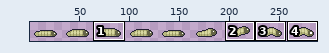
Two versions of one pixel-art file, gfx/maggot.aseprite. Above, an overview of the earlier version with the close-up marked.
Close-up. Before:
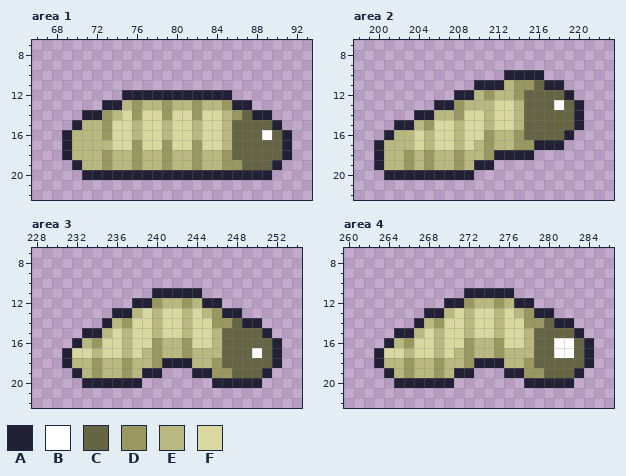
288x32 pixels, 1 frame. Shown: area 1: x 66..93, y 7..22; area 2: x 198..223, y 7..22; area 3: x 228..254, y 7..22; area 4: x 260..286, y 7..22. The wide view leaves out empty margins. The commit also changed other parts of the picture, which this record leaves out.
Palette (. is transparent): A #222034  B #ffffff  C #656545  D #989860  E #b8b880  F #d8d8a0
Now the later version:
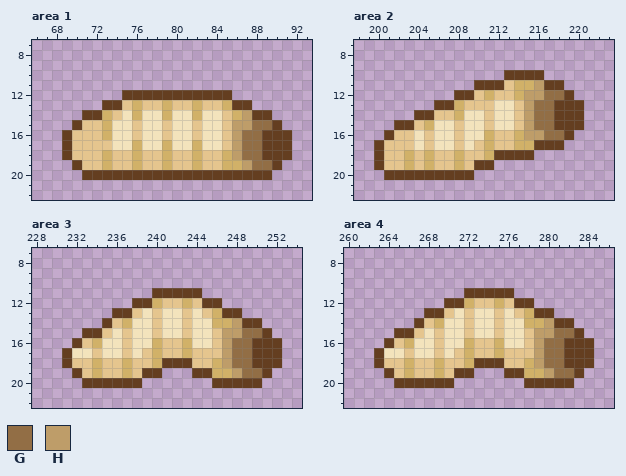
Colours new in this view: G #926e45  H #be9d69
Difference:
{"colour":"A","old":"#222034","new":"#643e20"}
{"colour":"D","old":"#989860","new":"#d1b168"}
{"colour":"E","old":"#b8b880","new":"#e5c58e"}
{"colour":"F","old":"#d8d8a0","new":"#f3e3bc"}
{"where": "area 1"}
{"y":14,"x":87,"old":"C","new":"H"}
{"y":15,"x":86,"old":"CCCC","new":"HHGG"}
{"y":16,"x":86,"old":"CCCBC","new":"HGGAA"}
{"y":17,"x":86,"old":"CCCCC","new":"HGGAA"}
{"y":18,"x":86,"old":"CCCCC","new":"HGGAA"}
{"y":19,"x":87,"old":"CCC","new":"HGG"}
{"where": "area 2"}
{"y":11,"x":216,"old":"C","new":"H"}
{"y":12,"x":215,"old":"CCCC","new":"HHGG"}
{"y":13,"x":215,"old":"CCCBC","new":"HGGAA"}
{"y":14,"x":215,"old":"CCCCC","new":"HGGAA"}
{"y":15,"x":215,"old":"CCCCC","new":"HGGAA"}
{"y":16,"x":215,"old":"CCCC","new":"HHGG"}
{"where": "area 3"}
{"y":14,"x":248,"old":"C","new":"H"}
{"y":15,"x":247,"old":"CCCC","new":"HHGG"}
{"y":16,"x":247,"old":"CCCCC","new":"HGGAA"}
{"y":17,"x":247,"old":"CCCBC","new":"HGGAA"}
{"y":18,"x":247,"old":"CCCCC","new":"HGGAA"}
{"y":19,"x":248,"old":"CCC","new":"HGG"}
{"where": "area 4"}
{"y":14,"x":280,"old":"C","new":"H"}
{"y":15,"x":279,"old":"CCCC","new":"HHGG"}
{"y":16,"x":279,"old":"CCBBC","new":"HGGAA"}
{"y":17,"x":279,"old":"CCBBC","new":"HGGAA"}
{"y":18,"x":279,"old":"CCCCC","new":"HGGAA"}
{"y":19,"x":280,"old":"CCC","new":"HGG"}
